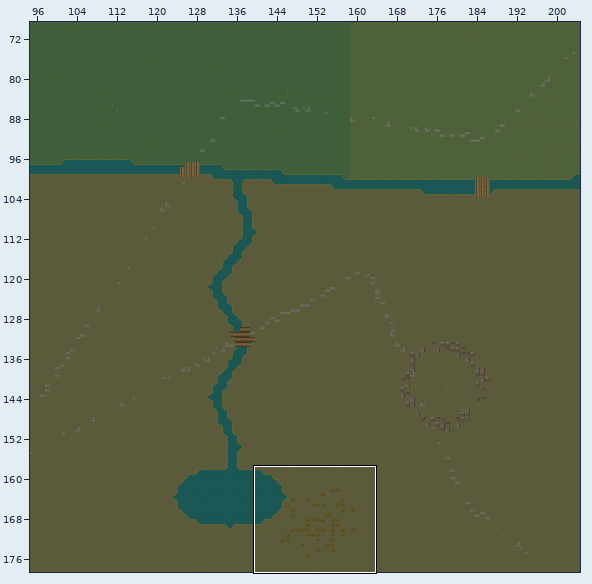
Two versions of a level (Tiled map, rpg_game/data/maps/overworld.tmx). The first picture is a wide view before the edit; the outline marks the close-up.
Close-up. Earlier state:
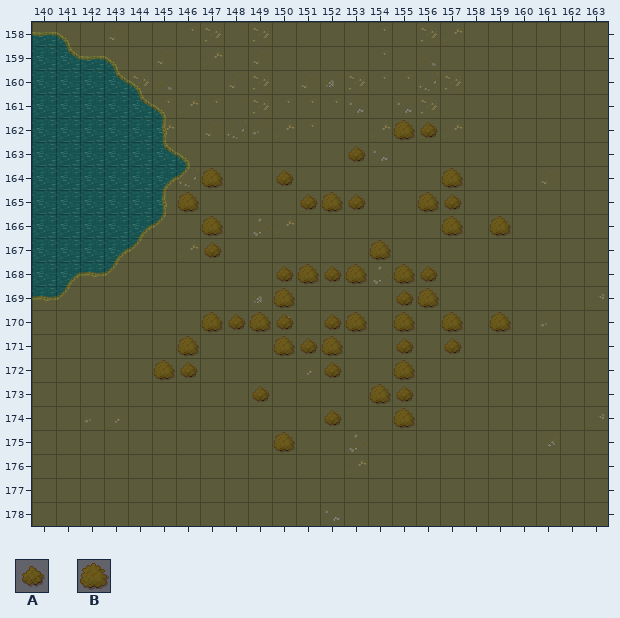
Cells are 32x32 px. Shown: x 140..163, y 158..178. The commit also changed other parts of the map, which this record leaves out.
Key: from "grave_heath_plant": A 97, B 99.
_ is an empty cell.
Layers that did not change in this view are not listed.
Layer "decor_over" before, first column x 140:
158 ________________________
159 ________________________
160 ________________________
161 ________________________
162 _______________BA_______
163 _____________A__________
164 _______B__A______B______
165 ______B____ABA__BA______
166 _______B_________B_B____
167 _______A______B_________
168 __________ABAB_BA_______
169 __________B____AB_______
170 _______BABA_AB_B_B_B____
171 ______B___BAB__A_A______
172 _____BA_____A__B________
173 _________A____BA________
174 ____________A__B________
175 __________B_____________
176 ________________________
177 ________________________
178 ________________________
The same view after the edit:
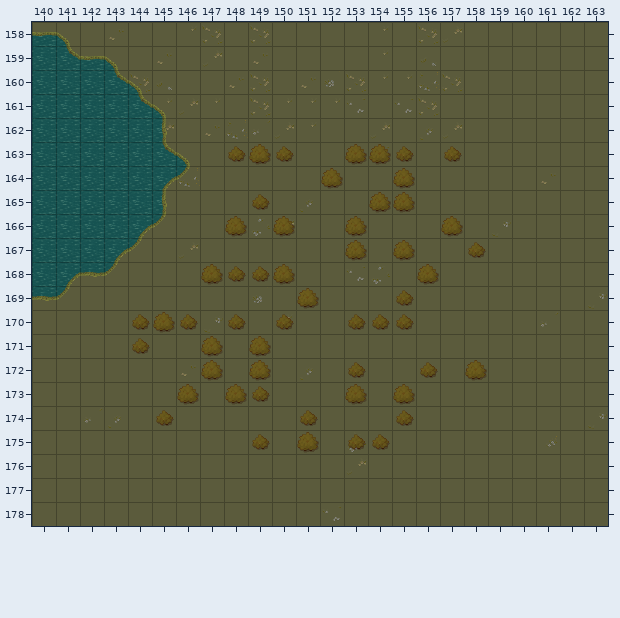
From old to new:
Layer "decor_over":
Tile B gives way to tile A in row 170 at x 153 and 155; in row 174 at x 155.
The edit adds tile A in row 163 at x 148, 150, 155 and 157; in row 165 at x 149; in row 167 at x 158; in row 168 at x 148 to 149; in row 170 at x 144, 146 and 154; in row 171 at x 144.
The edit adds tile A in row 172 at x 153 and 156; in row 174 at x 145 and 151; in row 175 at x 149 and 153 to 154.
Tile A gives way to tile B in row 163 at x 153; in row 168 at x 150 and 156; in row 173 at x 155.
The edit adds tile B in row 163 at x 149 and 154; in row 164 at x 152 and 155; in row 165 at x 154 to 155; in row 166 at x 148, 150 and 153; in row 167 at x 153 and 155; in row 168 at x 147.
The edit adds tile B in row 169 at x 151; in row 170 at x 145; in row 171 at x 147 and 149; in row 172 at x 147, 149 and 158; in row 173 at x 146, 148 and 153; in row 175 at x 151.
The edit erases tile A in row 162 at x 156; in row 164 at x 150; in row 165 at x 151, 153 and 157; in row 167 at x 147; in row 168 at x 152; in row 170 at x 152.
The edit erases tile A in row 171 at x 151, 155 and 157; in row 172 at x 146 and 152; in row 174 at x 152.
The edit erases tile B in row 162 at x 155; in row 164 at x 147 and 157; in row 165 at x 146, 152 and 156; in row 166 at x 147 and 159; in row 167 at x 154; in row 168 at x 151, 153 and 155.
The edit erases tile B in row 169 at x 150 and 156; in row 170 at x 147, 149, 157 and 159; in row 171 at x 146, 150 and 152; in row 172 at x 145 and 155; in row 173 at x 154; in row 175 at x 150.
Changed places in both close-ups, as pixel boxes (x1, y1, x2, y2):
changed: (132, 120, 511, 453)
